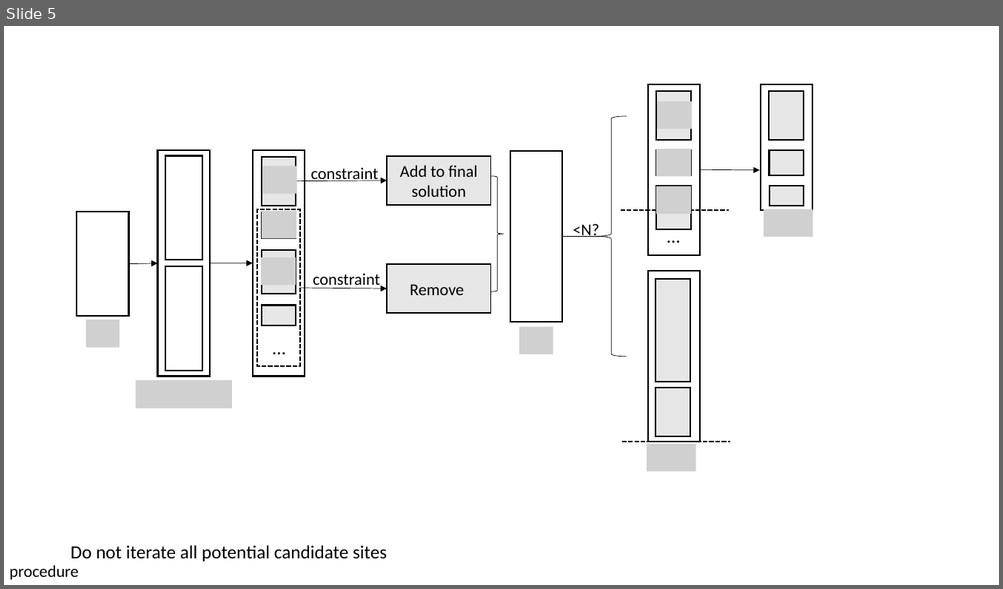
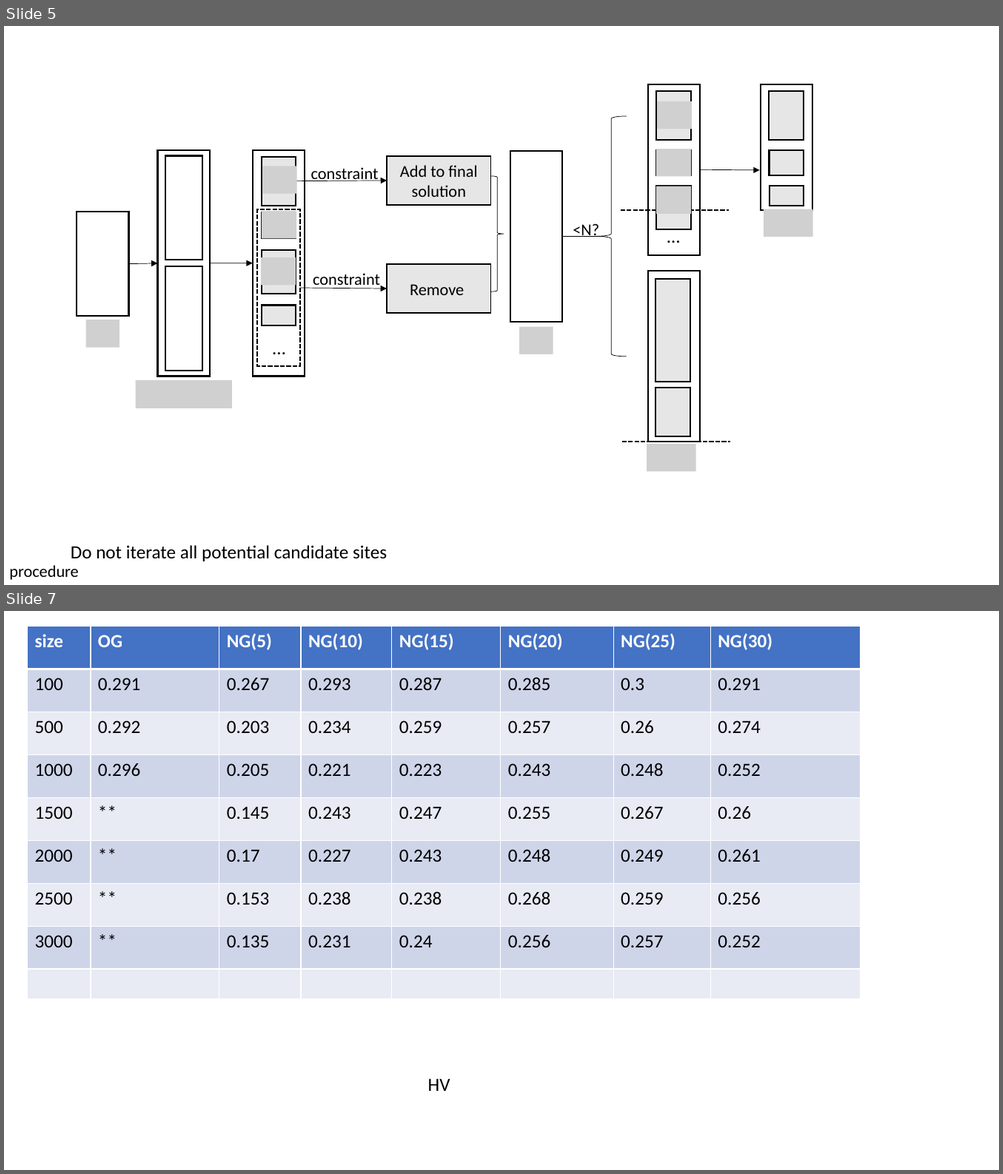
Before and after one commit to sywang-20/opt-greedy, a slide deck: DOCUS/progress-report.pptx. Shown one above the other, each under a label of ours: slide 5 before the commit, slides 5 and 7 after it; the slides between them are not shown. The pictures are 1003x589 and 1003x1174 pixels, drawn with LibreOffice and Linux fonts; fonts in the diff are those of the drawing; grey boxes stand for pictures. Boxes give left, top, right and bottom in pixels: in the first picture for what was removed or moved away, otherwise in the second. Text is boxed around its words. In the diff, an @@ line names an element or a change of style, - is before the commit and + after.

```diff
--- a/DOCUS/progress-report.pptx
+++ b/DOCUS/progress-report.pptx
@@ slide 7 added at (4, 611, 999, 1170), background #FFFFFF @@
@@ table added at (27, 626, 860, 999), 9 rows, 8 columns @@
+size | OG | NG(5) | NG(10) | NG(15) | NG(20) | NG(25) | NG(30)
+100 | 0.291 | 0.267 | 0.293 | 0.287 | 0.285 | 0.3 | 0.291
+500 | 0.292 | 0.203 | 0.234 | 0.259 | 0.257 | 0.26 | 0.274
+1000 | 0.296 | 0.205 | 0.221 | 0.223 | 0.243 | 0.248 | 0.252
+1500 | ** | 0.145 | 0.243 | 0.247 | 0.255 | 0.267 | 0.26
+2000 | ** | 0.17 | 0.227 | 0.243 | 0.248 | 0.249 | 0.261
+2500 | ** | 0.153 | 0.238 | 0.238 | 0.268 | 0.259 | 0.256
+3000 | ** | 0.135 | 0.231 | 0.24 | 0.256 | 0.257 | 0.252
+ |  |  |  |  |  |  | 
@@ text added at (428, 1079, 450, 1091), 18 pt, text #000000 @@
+HV
```
Also in this commit, not shown: 3 other slides added, 2 slides removed.
